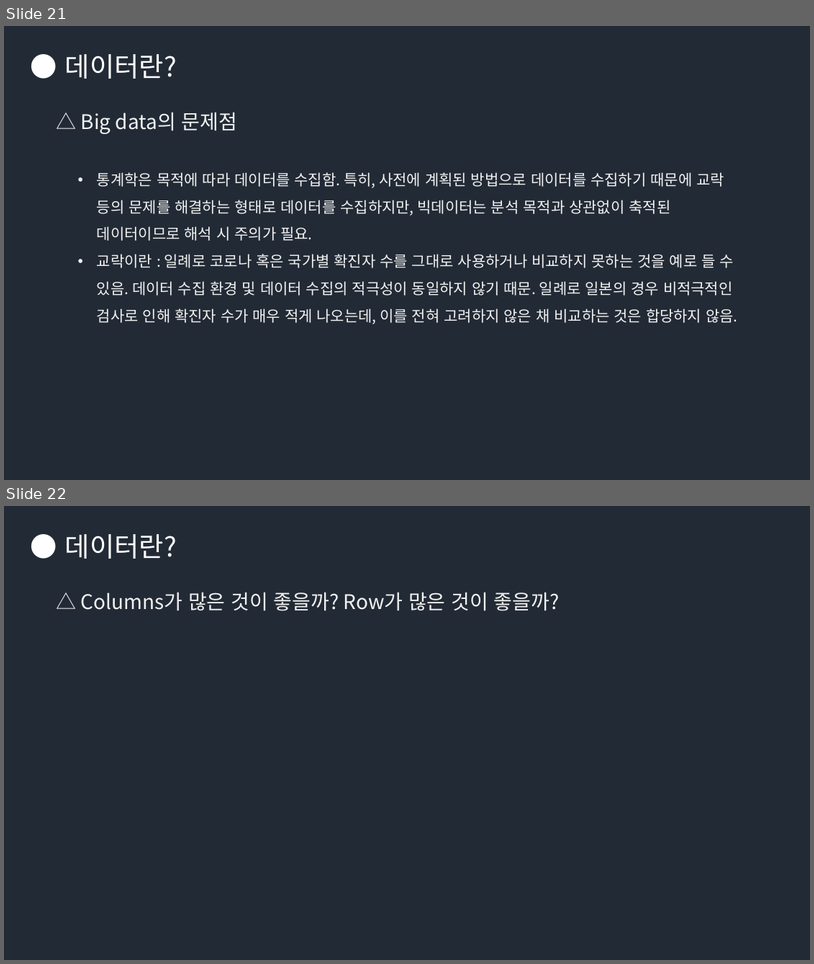
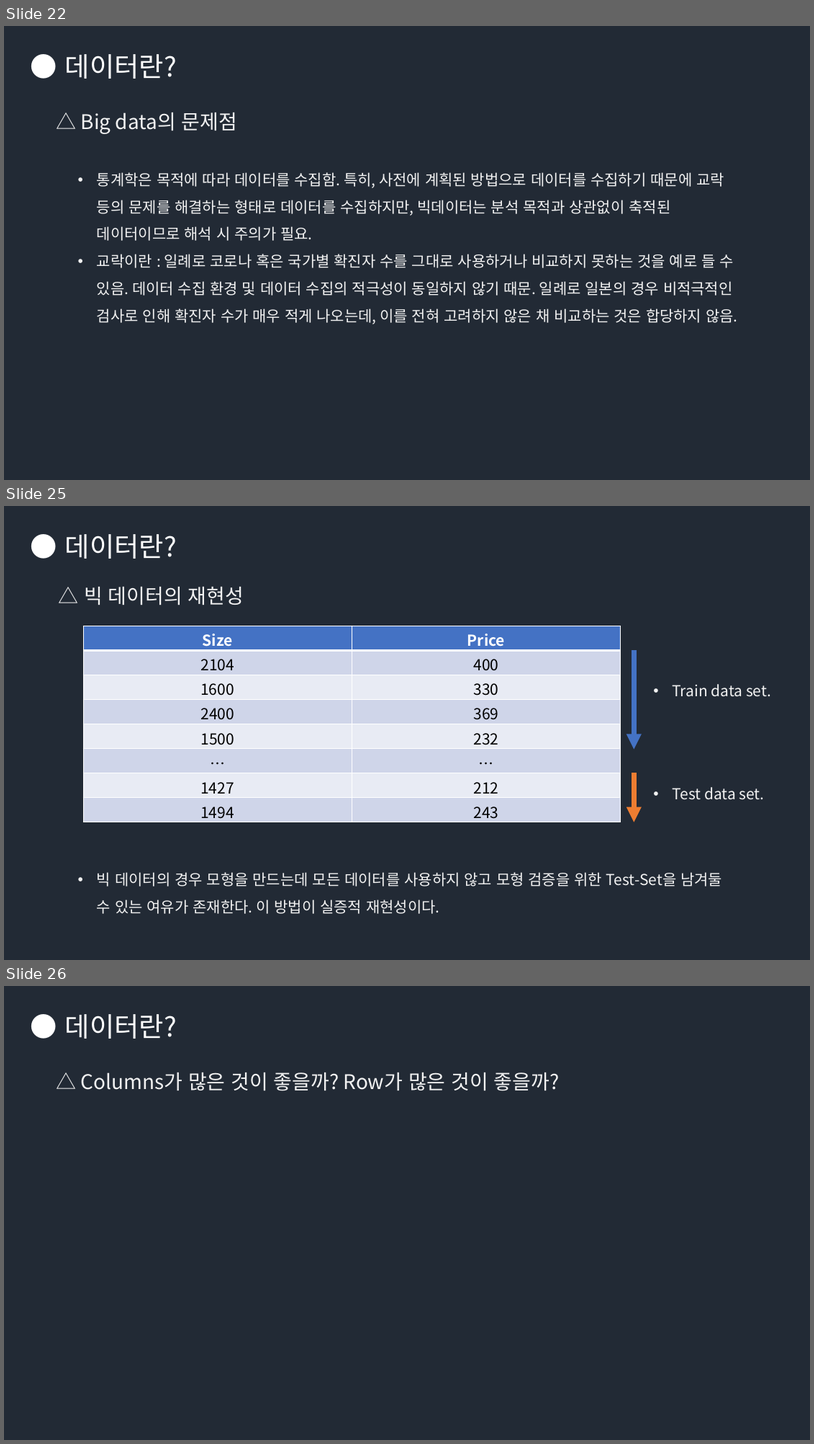
Before and after one commit to Groot-Space/Groot-space.github.io, a slide deck: assets/images/AI/데이터분석, 머신러닝, 딥러닝, AI.pptx. Shown one above the other, each under a label of ours: slides 21 and 22 before the commit, slides 22, 25 and 26 after it; the slides between them are not shown. The pictures are 814x964 and 814x1444 pixels, drawn with LibreOffice and Linux fonts; fonts in the diff are those of the drawing. Boxes give left, top, right and bottom in pixels: in the first picture for what was removed or moved away, otherwise in the second. Text is boxed around its words. In the diff, an @@ line names an element or a change of style, - is before the commit and + after.

Commit message:
add ai teaching data

```diff
--- a/assets/images/AI/데이터분석, 머신러닝, 딥러닝, AI.pptx
+++ b/assets/images/AI/데이터분석, 머신러닝, 딥러닝, AI.pptx
@@ slide 25 added at bbox=[4, 506, 810, 960], background #222A35 @@
@@ text added at bbox=[65, 534, 177, 559], 32 pt, text #FFFFFF @@
+● 데이터란?
@@ text added at bbox=[84, 587, 244, 605], 24 pt, text #F2F2F2 @@
+△ 빅 데이터의 재현성
@@ table added at bbox=[83, 626, 620, 822], 8 rows, 2 columns @@
+Size | Price
+2104 | 400
+1600 | 330
+2400 | 369
+1500 | 232
+… | …
+1427 | 212
+1494 | 243
@@ arrow added from (634, 651) to (634, 749), #4472C4 6 pt @@
@@ text added at bbox=[673, 684, 772, 697], 18 pt, text #F2F2F2 @@
+• Train data set.
@@ arrow added from (634, 773) to (634, 822), #ED7D31 6 pt @@
@@ text added at bbox=[673, 787, 765, 800], 18 pt, text #F2F2F2 @@
+• Test data set.
@@ text added at bbox=[97, 872, 723, 914], 18 pt, text #F2F2F2 @@
+• 빅 데이터의 경우 모형을 만드는데 모든 데이터를 사용하지 않고 모형 검증을 위한 Test-Set을 남겨둘 수 있는 여유가 존재한다. 이 방법이 실증적 재현성이다.
@@ what was slide 21 is now slide 22 @@
@@ what was slide 22 is now slide 26 @@
```
Also in this commit, not shown: 3 slides changed, 16 other slides added.
